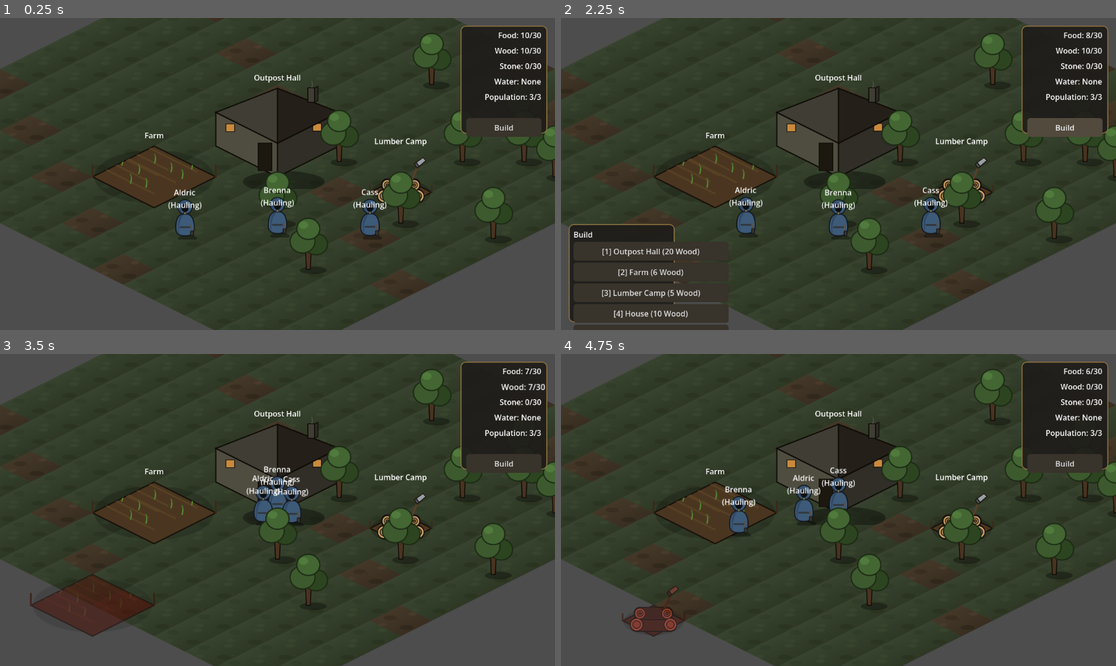
Above: before the commit, frames 1-4 (two rows, left to right).
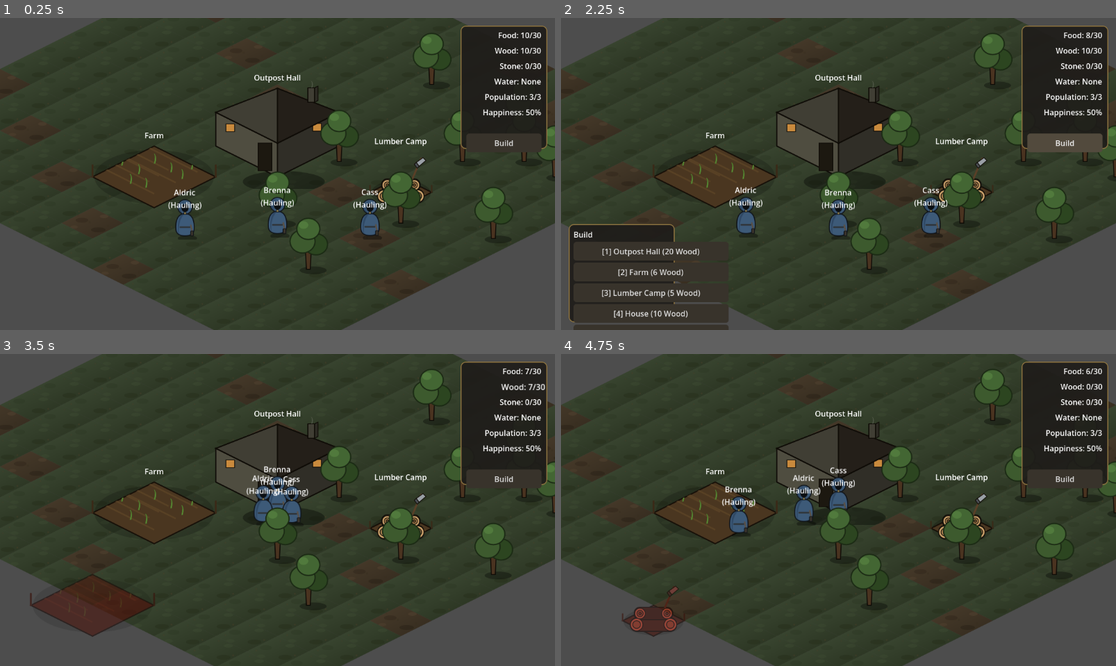
Above: after the commit, the same moments.

Repository: Quarles99/outpost_survival
Game: Godot game, scene res://scenes/base/Base.tscn
Same seed, same stepped clock (60 frames per second), same inputs: the game is played once before the commit and once after it.
Inputs:
- Up to frame 1 (0.25 s): no input
- Up to frame 2 (2.25 s): click "Build" at 0.5 s; click "[1] Outpost Hall (20 Wood)" at 1.25 s; click "Build" at 2 s
- Up to frame 3 (3.5 s): click "[2] Farm (6 Wood)" at 2.75 s
- Up to frame 4 (4.75 s): click "Build" at 3.5 s; click "[3] Lumber Camp (5 Wood)" at 4.25 s

The runs differ from the first frame. In frame 1, 0.6% of the frame differs, in the area x 82-99%, y 29-43%; in frame 2, 1.5%; in frame 3, 0.6%; in frame 4, 0.6%.

Commit message:
Add Happiness system and Citizen Recruitment, update docs
Per-citizen happiness eases toward a target driven by water/food/food-variety
conditions, with sustained unhappiness causing permanent departure - the
game's first mechanic where a resource shortfall costs more than stalled
production. Outpost Hall is now clickable to recruit one of 3 procedurally
generated candidates (each pre-trained in a random skill) for food, gated on
open housing. Recruited/departed citizens are now handled correctly by
save/load (previously assumed a fixed roster).

Also refreshes docs/ (mechanics, stats, roadmap, controls) to reflect both
systems, per the project's living-documentation convention.

Co-Authored-By: Claude Sonnet 5 <noreply@anthropic.com>

Diff:
--- a/scenes/base/Base.tscn
+++ b/scenes/base/Base.tscn
@@ -13,6 +13,7 @@
 [ext_resource type="PackedScene" path="res://scenes/building/OutpostHall.tscn" id="13"]
 [ext_resource type="PackedScene" path="res://scenes/workstation/LumberCamp.tscn" id="14"]
 [ext_resource type="Script" path="res://scripts/rts_camera.gd" id="15"]
+[ext_resource type="PackedScene" path="res://scenes/ui/RecruitPanel.tscn" id="16"]
 
 [node name="Base" type="Node2D"]
 script = ExtResource("1")
@@ -59,4 +60,6 @@
 
 [node name="BuildMenu" parent="." instance=ExtResource("12")]
 
+[node name="RecruitPanel" parent="." instance=ExtResource("16")]
+
 [node name="HUD" parent="." instance=ExtResource("5")]
--- a/scenes/building/OutpostHall.tscn
+++ b/scenes/building/OutpostHall.tscn
@@ -1,10 +1,17 @@
-[gd_scene load_steps=3 format=3]
+[gd_scene load_steps=4 format=3]
 
 [ext_resource type="Script" path="res://scripts/outpost_hall.gd" id="1"]
 [ext_resource type="Texture2D" path="res://art/iso_outpost_hall.svg" id="2"]
 
-[node name="OutpostHall" type="Node2D"]
+[sub_resource type="RectangleShape2D" id="RectangleShape2D_1"]
+size = Vector2(220, 110)
+
+[node name="OutpostHall" type="Area2D"]
 script = ExtResource("1")
+
+[node name="CollisionShape2D" type="CollisionShape2D" parent="."]
+position = Vector2(0, -60)
+shape = SubResource("RectangleShape2D_1")
 
 [node name="Sprite2D" type="Sprite2D" parent="."]
 texture = ExtResource("2")
--- a/scenes/ui/HUD.tscn
+++ b/scenes/ui/HUD.tscn
@@ -13,7 +13,7 @@
 offset_left = -196.0
 offset_top = 16.0
 offset_right = -16.0
-offset_bottom = 240.0
+offset_bottom = 272.0
 grow_horizontal = 0
 
 [node name="Panel" type="Panel" parent="Control"]
@@ -60,11 +60,19 @@
 text = "Population: 0/0"
 horizontal_alignment = 2
 
+[node name="HappinessLabel" type="Label" parent="Control"]
+offset_left = 12.0
+offset_top = 168.0
+offset_right = 168.0
+offset_bottom = 196.0
+text = "Happiness: 50%"
+horizontal_alignment = 2
+
 [node name="BuildButton" type="Button" parent="Control"]
 offset_left = 12.0
-offset_top = 192.0
+offset_top = 224.0
 offset_right = 168.0
-offset_bottom = 224.0
+offset_bottom = 256.0
 text = "Build"
 
 [node name="SaveIndicator" type="Label" parent="."]
--- /dev/null
+++ b/scenes/ui/RecruitPanel.tscn
@@ -0,0 +1,40 @@
+[gd_scene load_steps=3 format=3]
+
+[ext_resource type="Script" path="res://scripts/recruit_panel.gd" id="1"]
+[ext_resource type="Theme" path="res://resources/theme/ui_theme.tres" id="2"]
+
+[node name="RecruitPanel" type="CanvasLayer"]
+visible = false
+script = ExtResource("1")
+
+[node name="Control" type="Control" parent="."]
+theme = ExtResource("2")
+anchor_left = 0.0
+anchor_top = 1.0
+anchor_right = 0.0
+anchor_bottom = 1.0
+offset_left = 16.0
+offset_top = -220.0
+offset_right = 280.0
+offset_bottom = -16.0
+
+[node name="Panel" type="Panel" parent="Control"]
+anchor_right = 1.0
+anchor_bottom = 1.0
+
+[node name="VBoxContainer" type="VBoxContainer" parent="Control/Panel"]
+anchor_right = 1.0
+anchor_bottom = 1.0
+offset_left = 10.0
+offset_top = 10.0
+offset_right = -10.0
+offset_bottom = -10.0
+
+[node name="TitleLabel" type="Label" parent="Control/Panel/VBoxContainer"]
+text = "Recruit"
+
+[node name="ButtonContainer" type="VBoxContainer" parent="Control/Panel/VBoxContainer"]
+
+[node name="EscLabel" type="Label" parent="Control/Panel/VBoxContainer"]
+modulate = Color(1, 1, 1, 0.6)
+text = "[Esc] Close"
--- a/scripts/base.gd
+++ b/scripts/base.gd
@@ -18,12 +18,35 @@
 const INITIAL_TREE_COUNT := 12
 const INITIAL_TREE_RADIUS := 5.0
 
+## --- Happiness ---------------------------------------------------------
+## Every tick, each citizen's happiness eases toward a target recomputed
+## from current settlement conditions (see _on_happiness_tick) rather than
+## jumping straight to it - HAPPINESS_EASE_RATE caps how much it can move
+## per tick, so a sudden change in conditions takes several ticks to be
+## fully felt. Numbers below are a first pass, not iterated on via
+## playtesting.
+const HAPPINESS_TICK_INTERVAL := 5.0
+const HAPPINESS_EASE_RATE := 3.0
+const HAPPINESS_BASELINE := 50.0
+const HAPPINESS_WATER_BONUS := 15.0
+const HAPPINESS_FOOD_BONUS := 15.0
+const HAPPINESS_STARVING_PENALTY := 20.0
+const HAPPINESS_PER_FOOD_VARIETY := 5.0
+## Below this, a citizen is "unhappy" and starts accumulating toward leaving.
+const UNHAPPY_THRESHOLD := 20.0
+## Consecutive ticks (at HAPPINESS_TICK_INTERVAL each) of sustained
+## unhappiness before a citizen leaves for good - 12 * 5s = 60s.
+const LEAVE_AFTER_UNHAPPY_TICKS := 12
+
 ## Minimum cursor travel (px) before a character press becomes a drag rather
 ## than a click.
 const DRAG_THRESHOLD := 12.0
 
+const CHARACTER_SCENE := preload("res://scenes/character/Character.tscn")
+
 @onready var task_panel: TaskPanel = $TaskPanel
 @onready var build_menu: BuildMenu = $BuildMenu
+@onready var recruit_panel: RecruitPanel = $RecruitPanel
 @onready var hud: HUD = $HUD
 @onready var iso_ground: IsoGround = $IsoGround
 @onready var camera: RtsCamera = $Camera2D
@@ -77,6 +100,16 @@
 
 	build_menu.option_selected.connect(_on_build_option_selected)
 	hud.build_pressed.connect(_on_build_pressed)
+
+	recruit_panel.candidate_selected.connect(_on_candidate_selected)
+	$OutpostHall.clicked.connect(_on_outpost_hall_clicked)
+
+	var happiness_timer := Timer.new()
+	happiness_timer.wait_time = HAPPINESS_TICK_INTERVAL
+	happiness_timer.timeout.connect(_on_happiness_tick)
+	add_child(happiness_timer)
+	happiness_timer.start()
+	hud.set_happiness(get_average_happiness())
 
 
 func _configure_camera_limits(min_cell: Vector2i, max_cell: Vector2i) -> void:
@@ -103,6 +136,72 @@
 		WorldGrid.plant_tree(cell, true)
 
 
+## Recomputes a target happiness from current settlement conditions and
+## eases every citizen toward it (see HAPPINESS_EASE_RATE), rather than
+## setting happiness directly - conditions changing (e.g. the well running
+## dry) should be felt gradually, not as an instant jump. Citizens who've
+## sat below UNHAPPY_THRESHOLD for LEAVE_AFTER_UNHAPPY_TICKS consecutive
+## ticks leave for good.
+func _on_happiness_tick() -> void:
+	var target := HAPPINESS_BASELINE
+	target += HAPPINESS_WATER_BONUS if GameState.has_water() else -HAPPINESS_WATER_BONUS
+	target += HAPPINESS_FOOD_BONUS if GameState.resources.get("food", 0.0) > 0.0 else -HAPPINESS_STARVING_PENALTY
+	target += _food_variety_count() * HAPPINESS_PER_FOOD_VARIETY
+	target = clampf(target, 0.0, 100.0)
+
+	for character in characters.duplicate():
+		if not is_instance_valid(character):
+			continue
+		var data: CharacterData = character.data
+		data.happiness = move_toward(data.happiness, target, HAPPINESS_EASE_RATE)
+		if data.happiness < UNHAPPY_THRESHOLD:
+			data.unhappy_streak += 1
+			if data.unhappy_streak >= LEAVE_AFTER_UNHAPPY_TICKS:
+				_character_leaves(character)
+		else:
+			data.unhappy_streak = 0
+
+	hud.set_happiness(get_average_happiness())
+
+
+## How many of GameState.FOOD_RESOURCES currently have stock - "food
+## variety gives improved happiness" per the design doc.
+func _food_variety_count() -> int:
+	var count := 0
+	for resource_name in GameState.FOOD_RESOURCES:
+		if GameState.resources.get(resource_name, 0.0) > 0.0:
+			count += 1
+	return count
+
+
+func get_average_happiness() -> float:
+	if characters.is_empty():
+		return 0.0
+	var total := 0.0
+	for character in characters:
+		total += character.data.happiness
+	return total / characters.size()
+
+
+## A citizen departing for good - perma-death's sibling for "left rather
+## than died" (see the design doc's Core Systems notes on perma-death).
+## Permanent within THIS session: nothing un-departs them short of loading a
+## save from before they left, same as any other town state a load reverts -
+## _restore_characters recreates whoever's in the save but missing from the
+## live roster (see its own docs), recruits and departed citizens alike.
+func _character_leaves(character: Character) -> void:
+	character.leave()
+	if _selected_character == character:
+		_deselect()
+	if _drag_character == character:
+		_drag_character = null
+		_drag_moved = false
+	characters.erase(character)
+	GameState.population_count = maxi(0, GameState.population_count - 1)
+	GameState.population_changed.emit(GameState.population_count, GameState.population_capacity)
+	character.queue_free()
+
+
 func _unhandled_input(event: InputEvent) -> void:
 	if event is InputEventKey and event.pressed and not event.echo:
 		if event.keycode == KEY_F5:
@@ -121,6 +220,9 @@
 		return
 	if build_menu.visible and ((event is InputEventMouseButton and event.pressed) or event.is_action_pressed("ui_cancel")):
 		build_menu.close()
+		return
+	if recruit_panel.visible and ((event is InputEventMouseButton and event.pressed) or event.is_action_pressed("ui_cancel")):
+		recruit_panel.close()
 		return
 	if _selected_character == null:
 		return
@@ -230,7 +332,54 @@
 	_cancel_placement()
 	if _selected_character:
 		_deselect()
+	recruit_panel.close()
 	build_menu.open_for(BuildingCatalog.placeable_options())
+
+
+func _on_outpost_hall_clicked() -> void:
+	_cancel_placement()
+	if _selected_character:
+		_deselect()
+	build_menu.close()
+	recruit_panel.open_for(RecruitCatalog.generate_candidates())
+
+
+func _on_candidate_selected(candidate: Dictionary) -> void:
+	if GameState.population_count >= GameState.population_capacity:
+		hud.flash_message("No housing available")
+		return
+	if not GameState.can_afford(RecruitCatalog.RECRUIT_COST):
+		hud.flash_message("Not enough food")
+		return
+	GameState.spend(RecruitCatalog.RECRUIT_COST)
+
+	var character := _spawn_character(candidate["name"], $OutpostHall.get_stockpile_spot())
+	character.data.skill_xp[candidate["skill_id"]] = candidate["starting_xp"]
+
+	GameState.population_count += 1
+	GameState.population_changed.emit(GameState.population_count, GameState.population_capacity)
+	hud.flash_message("%s joined the outpost" % character.data.character_name)
+
+
+## Instantiates a fresh Character with a fresh CharacterData (not a shared
+## .tres like Aldric/Brenna/Cass - recruits are procedurally generated, not
+## hand-authored) and registers it exactly like the 3 starting citizens are
+## in _ready(): added as a direct child of Base (required for y-sorting -
+## see CLAUDE.md), appended to `characters`, wired to drag_started. Does NOT
+## touch GameState.population_count or spend anything - callers decide
+## whether that applies (a fresh recruit does both; _restore_characters
+## recreating a missing citizen from a save does neither, since the saved
+## population_count already accounts for them).
+func _spawn_character(character_name: String, spawn_position: Vector2) -> Character:
+	var data := CharacterData.new()
+	data.character_name = character_name
+	var character: Character = CHARACTER_SCENE.instantiate()
+	character.data = data
+	character.position = spawn_position
+	add_child(character)
+	characters.append(character)
+	character.drag_started.connect(_on_character_drag_started)
+	return character
 
 
 func _on_build_option_selected(option: Dictionary) -> void:
@@ -428,6 +577,16 @@
 	_restore_post_buffers(data.get("post_buffers", {}))
 	_restore_characters(data.get("characters", []))
 
+	## Reconcile against reality rather than trusting the saved number: a
+	## citizen who left (permanently) during the current session can't be
+	## un-departed by loading an older save that still had them, so
+	## `characters` may now be smaller than data["population_count"]. With
+	## no recruitment system yet, every citizen is exactly one Character
+	## node, so population_count should always equal characters.size().
+	if GameState.population_count != characters.size():
+		GameState.population_count = characters.size()
+		GameState.population_changed.emit(GameState.population_count, GameState.population_capacity)
+
 	hud.flash_message("Loaded")
 
 
@@ -535,23 +694,35 @@
 		out.append({
 			"name": character.data.character_name,
 			"skill_xp": character.data.skill_xp.duplicate(),
+			"happiness": character.data.happiness,
+			"unhappy_streak": character.data.unhappy_streak,
 			"assigned_save_id": save_id,
 		})
 	return out
 
 
-## Matched by character_name against the fixed Aldric/Brenna/Cass nodes -
-## there's no recruitment system yet that could add or remove a character.
+## Matched by character_name against whoever's currently in `characters`. A
+## saved entry with no live match is recreated via _spawn_character rather
+## than silently dropped - this covers both a recruit that doesn't exist yet
+## on a fresh game boot (only Aldric/Brenna/Cass start in the scene file)
+## and a citizen who left after the save being loaded was made (loading is
+## reverting to that point in time, so they should come back, same as any
+## other town state a load reverts). _spawn_character deliberately doesn't
+## touch population_count/spend anything - the save's wholesale
+## population_count already accounts for every entry being restored here.
 func _restore_characters(entries: Array) -> void:
 	var by_name := {}
 	for character in characters:
 		by_name[character.data.character_name] = character
 
 	for entry in entries:
-		var character: Character = by_name.get(entry.get("name", ""))
+		var entry_name: String = entry.get("name", "")
+		var character: Character = by_name.get(entry_name)
 		if not character:
-			continue
+			character = _spawn_character(entry_name, $OutpostHall.get_stockpile_spot())
 		character.data.skill_xp = (entry.get("skill_xp", {}) as Dictionary).duplicate()
+		character.data.happiness = float(entry.get("happiness", character.data.happiness))
+		character.data.unhappy_streak = int(entry.get("unhappy_streak", 0))
 		character.assign_to(_post_by_save_id(entry.get("assigned_save_id", "")))
 
 
--- a/scripts/character.gd
+++ b/scripts/character.gd
@@ -102,6 +102,19 @@
 	tween.tween_property(selection_outline, "modulate:a", 1.0 if value else 0.0, 0.15)
 
 
+## Called by Base when this citizen departs the settlement for good
+## (sustained low happiness). Unassigns from any post and stops every
+## active coroutine so none of them try to touch this node after Base
+## frees it - deliberately not routed through assign_to(null), which would
+## also kick off a pointless idle-hauling session and replay assignment
+## juice (sound/tween) right before the node disappears.
+func leave() -> void:
+	if assigned_post:
+		assigned_post.remove_worker()
+		assigned_post = null
+	_stop_work()
+
+
 func assign_to(post: Node) -> void:
 	if assigned_post:
 		assigned_post.remove_worker()
--- a/scripts/hud.gd
+++ b/scripts/hud.gd
@@ -11,6 +11,7 @@
 @onready var stone_label: Label = $Control/StoneLabel
 @onready var water_label: Label = $Control/WaterLabel
 @onready var population_label: Label = $Control/PopulationLabel
+@onready var happiness_label: Label = $Control/HappinessLabel
 @onready var build_button: Button = $Control/BuildButton
 @onready var save_indicator: Label = $SaveIndicator
 
@@ -27,6 +28,7 @@
 	stone_label.resized.connect(func() -> void: stone_label.pivot_offset = stone_label.size / 2)
 	water_label.resized.connect(func() -> void: water_label.pivot_offset = water_label.size / 2)
 	population_label.resized.connect(func() -> void: population_label.pivot_offset = population_label.size / 2)
+	happiness_label.resized.connect(func() -> void: happiness_label.pivot_offset = happiness_label.size / 2)
 	GameState.resources_changed.connect(_on_resources_changed)
 	GameState.population_changed.connect(_on_population_changed)
 	GameState.water_changed.connect(_on_water_changed)
@@ -115,3 +117,14 @@
 func _on_storage_capacity_changed(_capacity: float) -> void:
 	for resource_name in _resource_labels:
 		_set_display(resource_name, _displayed[resource_name])
+
+
+## Called directly by Base after each happiness tick, rather than through a
+## GameState signal - the average is computed from the character roster,
+## which Base owns and GameState has no reference to (same reasoning as
+## flash_message being a direct call rather than a signal).
+func set_happiness(average: float) -> void:
+	happiness_label.text = "Happiness: %d%%" % roundi(average)
+	happiness_label.scale = PUNCH_SCALE
+	var tween := create_tween()
+	tween.tween_property(happiness_label, "scale", Vector2.ONE, 0.2).set_ease(Tween.EASE_OUT)
--- a/scripts/outpost_hall.gd
+++ b/scripts/outpost_hall.gd
@@ -1,5 +1,11 @@
-extends Node2D
+extends Area2D
 class_name OutpostHall
+
+## Base opens the recruit panel on this - Outpost Hall was previously a
+## plain Node2D (never clicked, just a stockpile drop-off point), so
+## becoming an Area2D with a click handler is new specifically for
+## recruitment (see Base._on_outpost_hall_clicked).
+signal clicked
 
 @export var display_name: String = "Outpost Hall"
 
@@ -9,7 +15,14 @@
 
 func _ready() -> void:
 	label.text = display_name
+	input_event.connect(_on_input_event)
 
 
 func get_stockpile_spot() -> Vector2:
 	return stockpile_spot.global_position
+
+
+func _on_input_event(_viewport: Node, event: InputEvent, _shape_idx: int) -> void:
+	if event is InputEventMouseButton and event.pressed and event.button_index == MOUSE_BUTTON_LEFT:
+		get_viewport().set_input_as_handled()
+		clicked.emit()
--- /dev/null
+++ b/scripts/recruit_catalog.gd
@@ -0,0 +1,48 @@
+extends RefCounted
+class_name RecruitCatalog
+
+const RECRUIT_COST := {"food": 15.0}
+
+const NAMES := [
+	"Brom", "Ysolde", "Garrick", "Merida", "Torvald", "Elowen",
+	"Caspian", "Rowena", "Duncan", "Wilhelmina", "Osric", "Freya",
+]
+
+## skill_id -> display label, for showing "Lv 5 Farming" etc. on cards.
+## Covers every skill a Farm-family Workstation can currently train (see
+## farm.gd) plus lumberjacking/mining - deliberately not "labor", the dead
+## generic Workstation default.
+const SPECIALIZATIONS := {
+	"farming": "Farming",
+	"lumberjacking": "Lumberjacking",
+	"mining": "Mining",
+	"milling": "Milling",
+	"baking": "Baking",
+	"brewing": "Brewing",
+}
+
+## Starting level in a candidate's specialization - a meaningful head start
+## over a fresh level-1 worker ("different starting skills" per the design
+## doc) without being able to out-level what a citizen earns through play.
+const STARTING_LEVEL := 5
+
+
+## `count` candidates (distinct names where possible), each with a random
+## specialization and a starting_xp amount ready to drop straight into a
+## fresh CharacterData.skill_xp.
+static func generate_candidates(count: int = 3) -> Array[Dictionary]:
+	var names := NAMES.duplicate()
+	names.shuffle()
+	var skill_ids := SPECIALIZATIONS.keys()
+	var starting_xp := SkillCurve.xp_for_level(STARTING_LEVEL)
+
+	var out: Array[Dictionary] = []
+	for i in count:
+		var skill_id: String = skill_ids.pick_random()
+		out.append({
+			"name": names[i % names.size()],
+			"skill_id": skill_id,
+			"skill_label": SPECIALIZATIONS[skill_id],
+			"starting_xp": starting_xp,
+		})
+	return out
--- /dev/null
+++ b/scripts/recruit_panel.gd
@@ -0,0 +1,91 @@
+extends CanvasLayer
+class_name RecruitPanel
+
+signal candidate_selected(candidate: Dictionary)
+
+const SLIDE_OFFSET := Vector2(0, 20)
+const ANIM_DURATION := 0.18
+
+@onready var panel_control: Control = $Control
+@onready var title_label: Label = $Control/Panel/VBoxContainer/TitleLabel
+@onready var button_container: VBoxContainer = $Control/Panel/VBoxContainer/ButtonContainer
+
+var _buttons: Array[Button] = []
+var _option_callables: Array[Callable] = []
+var _base_position: Vector2
+var _anim_tween: Tween
+
+
+func _ready() -> void:
+	visible = false
+	_base_position = panel_control.position
+
+
+func open_for(candidates: Array[Dictionary]) -> void:
+	title_label.text = "Recruit (%d food)" % int(RecruitCatalog.RECRUIT_COST["food"])
+	_clear_buttons()
+	_option_callables.clear()
+
+	for i in candidates.size():
+		var candidate: Dictionary = candidates[i]
+		var prefix := "[%d] " % (i + 1) if i < 9 else ""
+		var callable := func() -> void: _choose(candidate)
+		var label := "%s%s (Lv %d %s)" % [prefix, candidate["name"], RecruitCatalog.STARTING_LEVEL, candidate["skill_label"]]
+		_add_button(label, callable)
+		_option_callables.append(callable)
+
+	visible = true
+	panel_control.position = _base_position + SLIDE_OFFSET
+	panel_control.modulate.a = 0.0
+
+	if _anim_tween:
+		_anim_tween.kill()
+	_anim_tween = create_tween().set_parallel()
+	_anim_tween.tween_property(panel_control, "position", _base_position, ANIM_DURATION).set_ease(Tween.EASE_OUT)
+	_anim_tween.tween_property(panel_control, "modulate:a", 1.0, ANIM_DURATION)
+
+
+func close() -> void:
+	if not visible:
+		return
+	if _anim_tween:
+		_anim_tween.kill()
+	_anim_tween = create_tween().set_parallel()
+	_anim_tween.tween_property(panel_control, "position", _base_position + SLIDE_OFFSET, ANIM_DURATION).set_ease(Tween.EASE_IN)
+	_anim_tween.tween_property(panel_control, "modulate:a", 0.0, ANIM_DURATION)
+	_anim_tween.chain().tween_callback(func() -> void: visible = false)
+
+
+func _choose(candidate: Dictionary) -> void:
+	candidate_selected.emit(candidate)
+	close()
+
+
+func _input(event: InputEvent) -> void:
+	if not visible:
+		return
+	if event is InputEventKey and event.pressed and not event.echo:
+		var idx: int = int(event.keycode) - int(KEY_1)
+		if idx >= 0 and idx < _option_callables.size():
+			get_viewport().set_input_as_handled()
+			_option_callables[idx].call()
+
+
+func _add_button(text: String, on_pressed: Callable) -> void:
+	var button := Button.new()
+	button.text = text
+	button.pressed.connect(on_pressed)
+	button.resized.connect(func() -> void: button.pivot_offset = button.size / 2)
+	button.button_down.connect(func() -> void: button.scale = Vector2(0.94, 0.94))
+	button.button_up.connect(func() -> void:
+		var tween := create_tween()
+		tween.tween_property(button, "scale", Vector2.ONE, 0.12).set_trans(Tween.TRANS_BACK).set_ease(Tween.EASE_OUT)
+	)
+	button_container.add_child(button)
+	_buttons.append(button)
+
+
+func _clear_buttons() -> void:
+	for button in _buttons:
+		button.queue_free()
+	_buttons.clear()
Not shown, changed: Implement_Next.txt
Not shown, added: scripts/recruit_catalog.gd.uid
Not shown, added: scripts/recruit_panel.gd.uid
Not shown, changed: docs/controls.md
Not shown, changed: docs/mechanics.md
Not shown, changed: docs/roadmap.md
Not shown, changed: docs/stats.md
